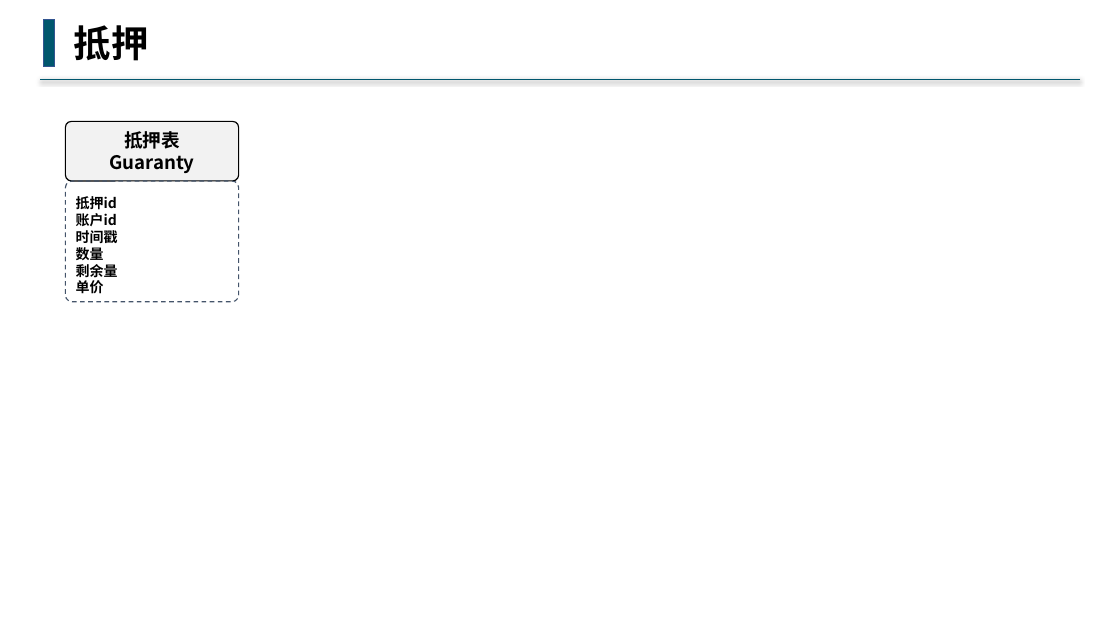
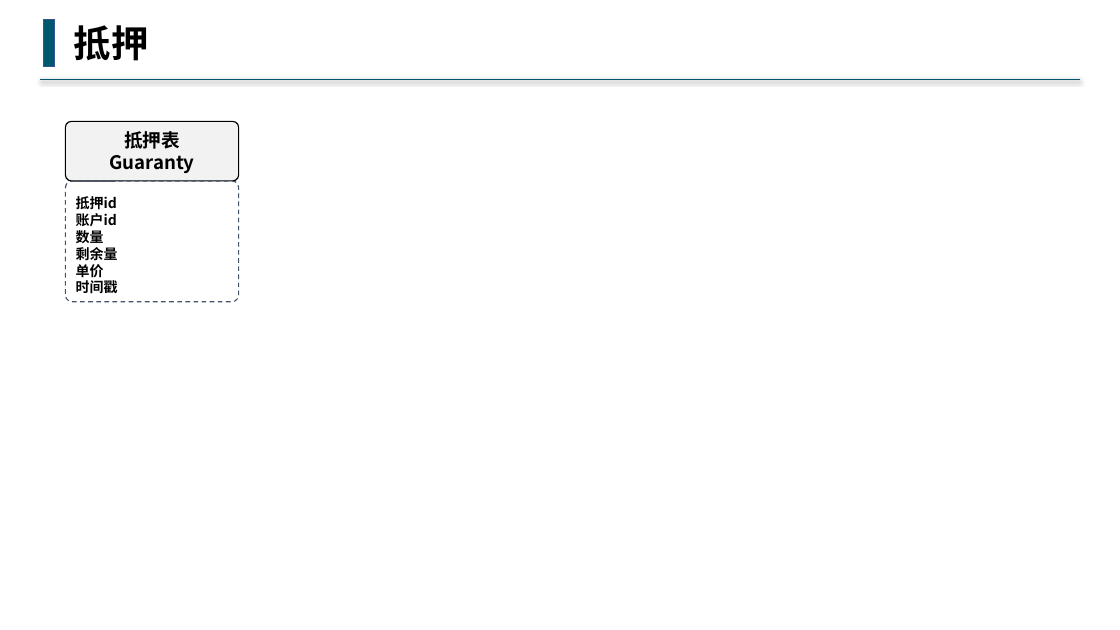
Before and after one commit to buddhachain/buddhaContract, a slide deck: slide 2 of doc/09.场外交易.pptx. Drawn at 1120x630 pixels with LibreOffice and Linux fonts; fonts in the diff are those of the drawing. Boxes give left, top, right and bottom in pixels: in the first picture for what was removed or moved away, otherwise in the second. Text is boxed around its words. In the diff, an @@ line names an element or a change of style, - is before the commit and + after.

```diff
--- a/doc/09.场外交易.pptx
+++ b/doc/09.场外交易.pptx
@@ text in rounded rectangle at (x1=76, y1=228, x2=118, y2=246): paragraph removed @@
-时间戳
@@ text in rounded rectangle at (x1=76, y1=279, x2=118, y2=297): paragraph added @@
+时间戳
```
Also in this commit, not shown: 2 other slides changed, 1 other file.
